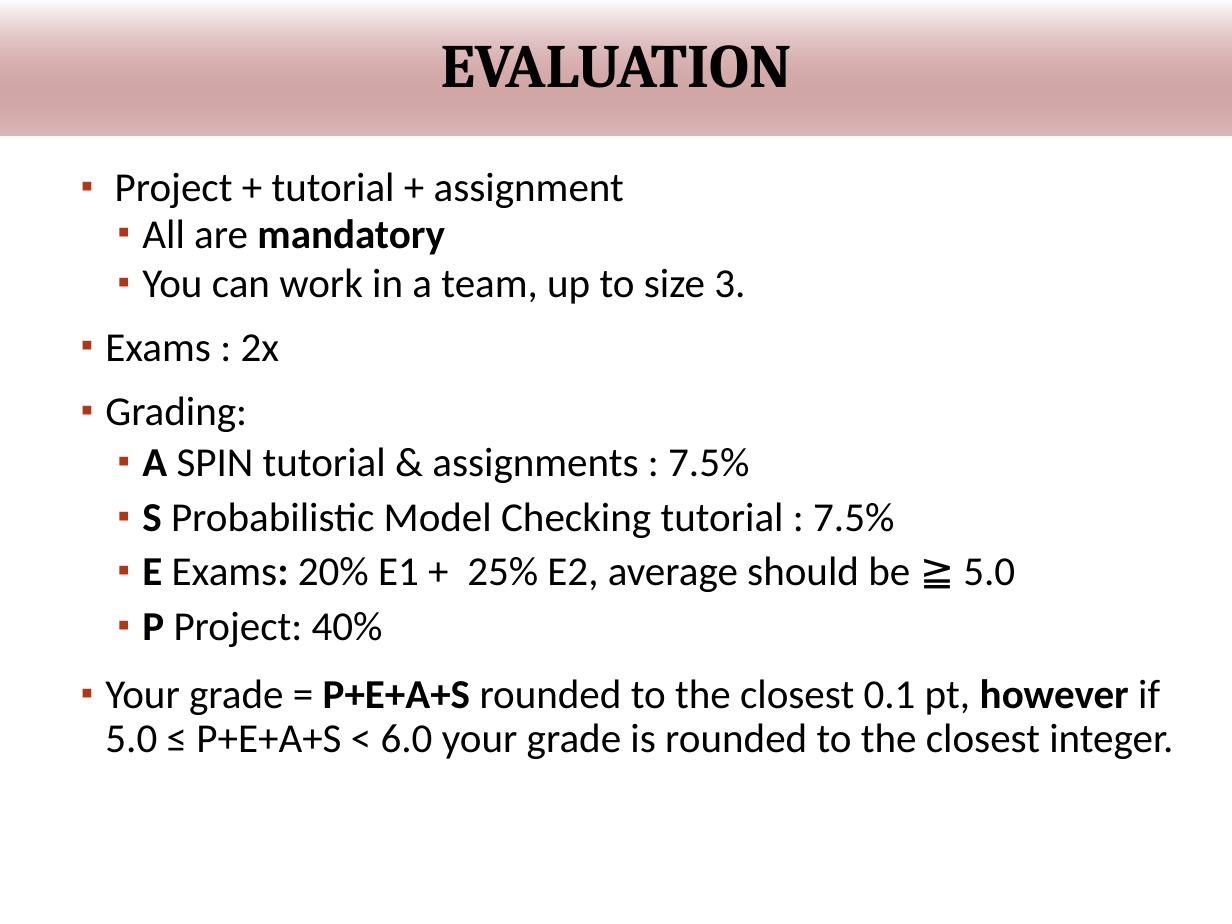
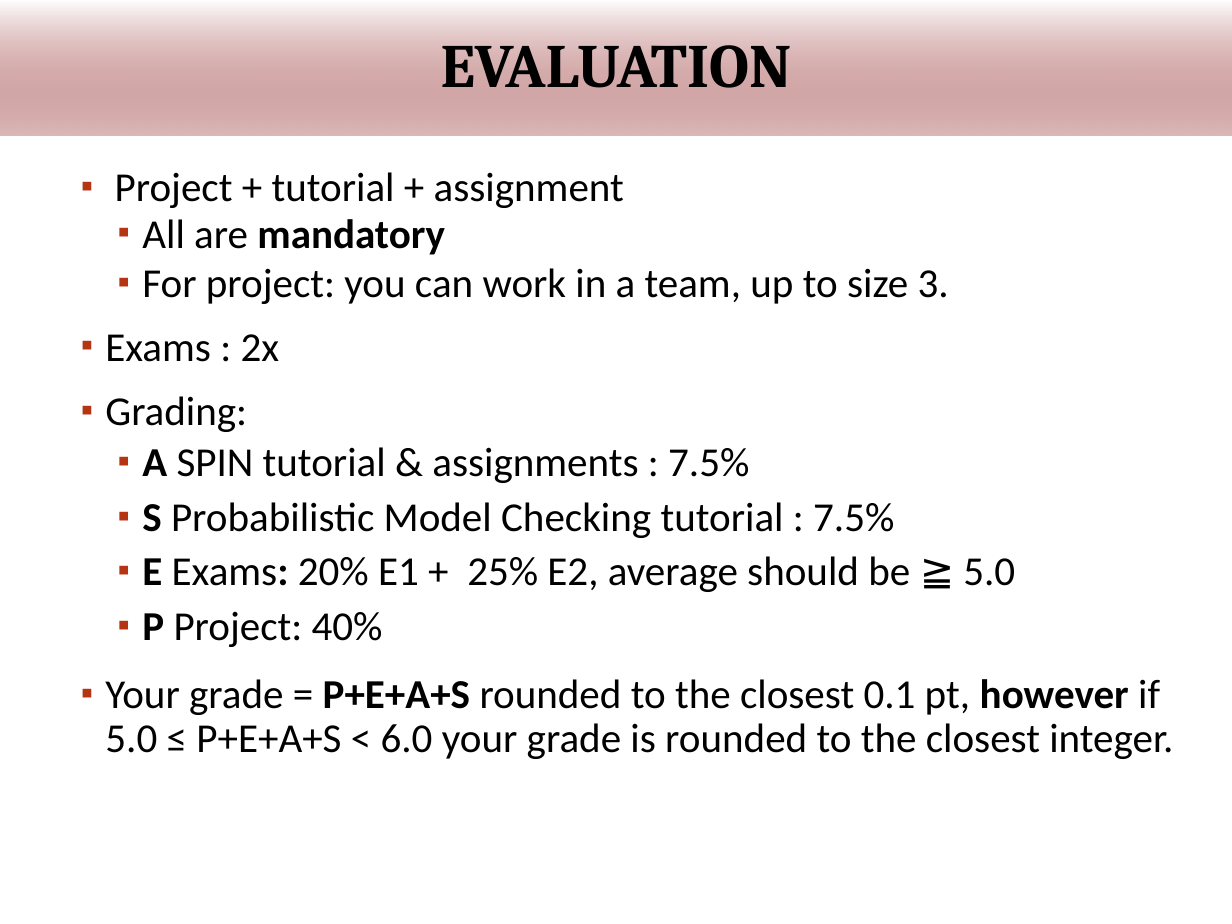
Before and after one commit to wooshrow/infopv, a slide deck: slide 11 of slides/PVadmin.pptx. Drawn at 1232x924 pixels with LibreOffice and Linux fonts; fonts in the diff are those of the drawing; background and template pictures are left out. Boxes give left, top, right and bottom in pixels: in the first picture for what was removed or moved away, otherwise in the second. Text is boxed around its words. In the diff, an @@ line names an element or a change of style, - is before the commit and + after.

```diff
--- a/slides/PVadmin.pptx
+++ b/slides/PVadmin.pptx
@@ text at [142, 268, 949, 304]: text changed @@
-  ▪ You can work in a team, up to size 3.
+  ▪ For project: you can work in a team, up to size 3.
```
Also in this commit, not shown: 2 other slides changed, 2 other files.
